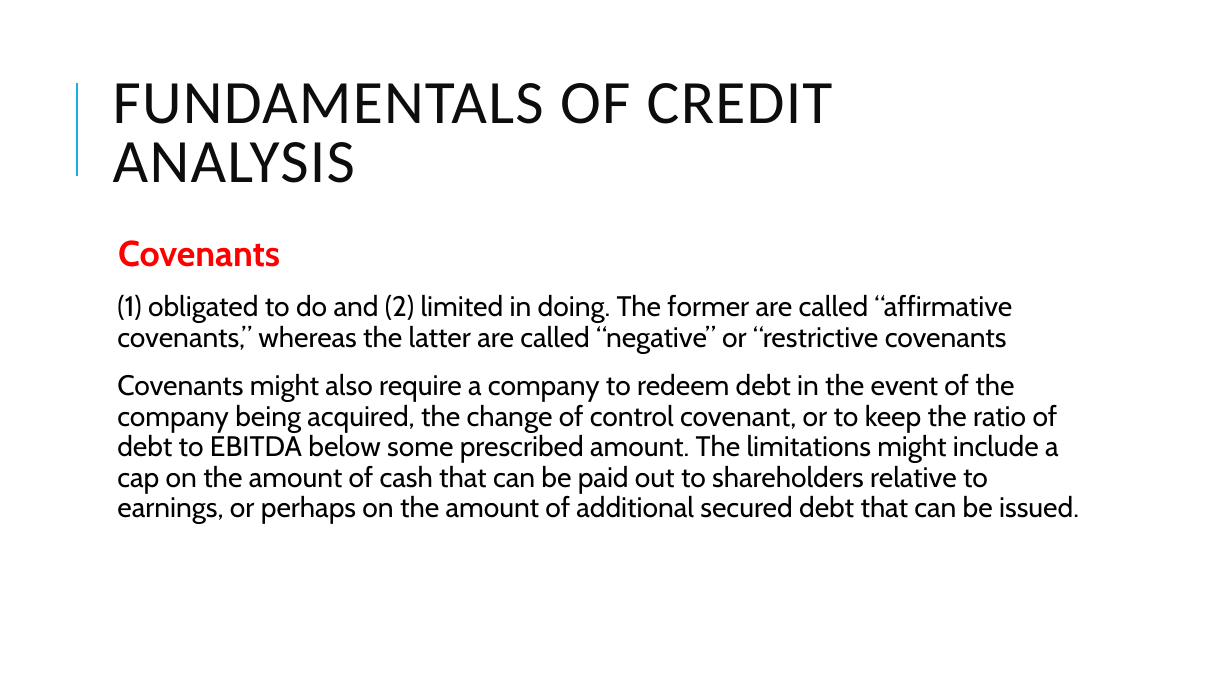
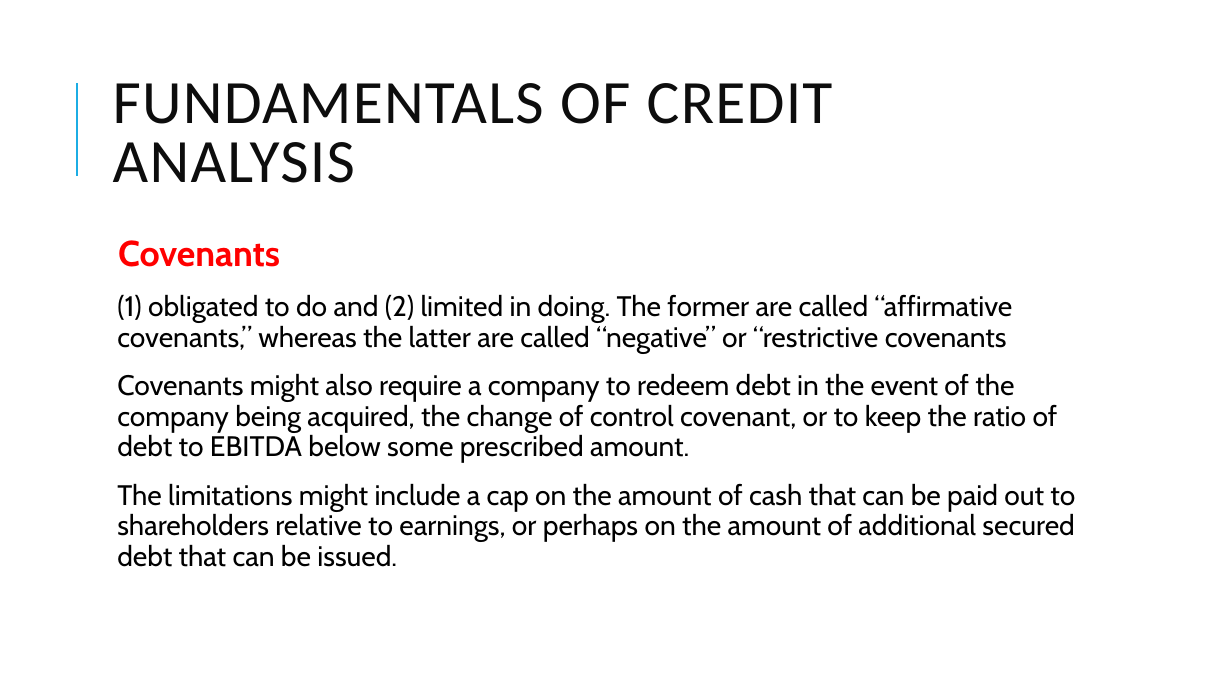
Before and after one commit to Isco0530/data, a slide deck: slide 10 of Fixed Income-35.pptx. Drawn at 1232x693 pixels with LibreOffice and Linux fonts; fonts in the diff are those of the drawing. Boxes give left, top, right and bottom in pixels: in the first picture for what was removed or moved away, otherwise in the second. Text is boxed around its words. In the diff, an @@ line names an element or a change of style, - is before the commit and + after.

```diff
--- a/Fixed Income-35.pptx
+++ b/Fixed Income-35.pptx
@@ text at [117, 373, 1075, 567]: text changed @@
-  Covenants might also require a company to redeem debt in the event of the company being acquired, the change of control covenant, or to keep the ratio of debt to EBITDA below some prescribed amount. The limitations might include a cap on the amount of cash that can be paid out to shareholders relative to earnings, or perhaps on the amount of additional secured debt that can be issued.
+  Covenants might also require a company to redeem debt in the event of the company being acquired, the change of control covenant, or to keep the ratio of debt to EBITDA below some prescribed amount.
+  The limitations might include a cap on the amount of cash that can be paid out to shareholders relative to earnings, or perhaps on the amount of additional secured debt that can be issued.
```
Also in this commit, not shown: 4 other slides changed.
